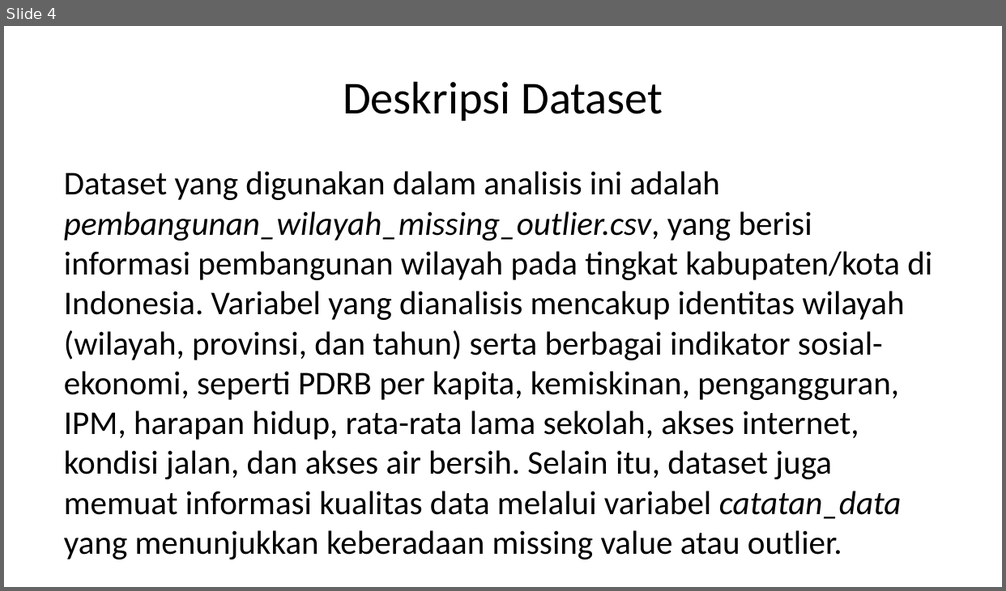
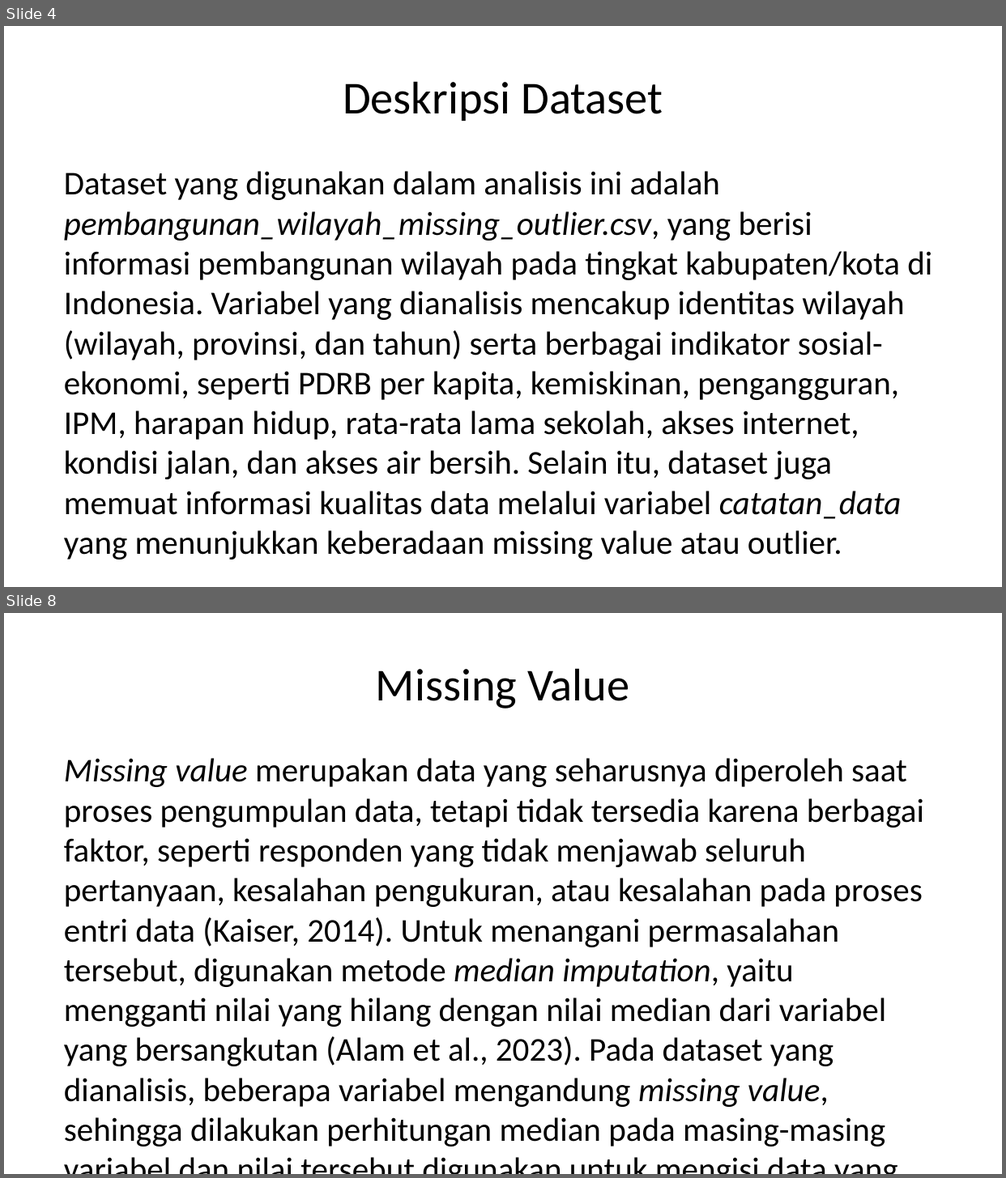
Before and after one commit to inbloom21/probstatproyekakhir, a slide deck: dokumen/PPT-Laporan.pptx. Shown one above the other, each under a label of ours: slide 4 before the commit, slides 4 and 8 after it; the slides between them are not shown. The pictures are 1006x591 and 1006x1178 pixels, drawn with LibreOffice and Linux fonts; fonts in the diff are those of the drawing. Boxes give left, top, right and bottom in pixels: in the first picture for what was removed or moved away, otherwise in the second. Text is boxed around its words. In the diff, an @@ line names an element or a change of style, - is before the commit and + after.

Commit message:
FInal PPT

```diff
--- a/dokumen/PPT-Laporan.pptx
+++ b/dokumen/PPT-Laporan.pptx
@@ slide 8 added at (4, 613, 1002, 1174), background #FFFFFF @@
@@ title added at (376, 668, 630, 709), 33 pt, text #000000 @@
+Missing Value
@@ text added at (64, 758, 924, 1147), 24 pt, text #000000 @@
+Missing value merupakan data yang seharusnya diperoleh saat proses pengumpulan data, tetapi tidak tersedia karena berbagai faktor, seperti responden yang tidak menjawab seluruh pertanyaan, kesalahan pengukuran, atau kesalahan pada proses entri data (Kaiser, 2014). Untuk menangani permasalahan tersebut, digunakan metode median imputation, yaitu mengganti nilai yang hilang dengan nilai median dari variabel yang bersangkutan (Alam et al., 2023). Pada dataset yang dianalisis, beberapa variabel mengandung missing value, sehingga dilakukan perhitungan median pada masing-masing variabel dan nilai tersebut digunakan untuk mengisi data yang hilang.
```
Also in this commit, not shown: 12 other slides added, 1 slide removed, 1 other file.
